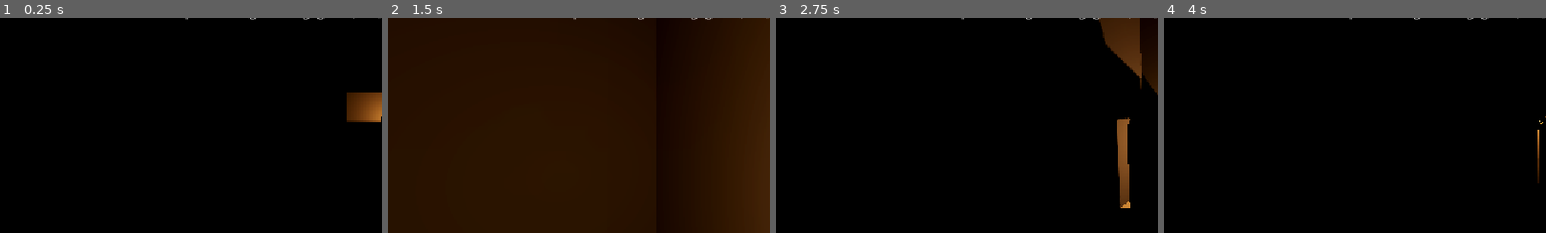
Above: before the commit, frames 1-4 (left to right).
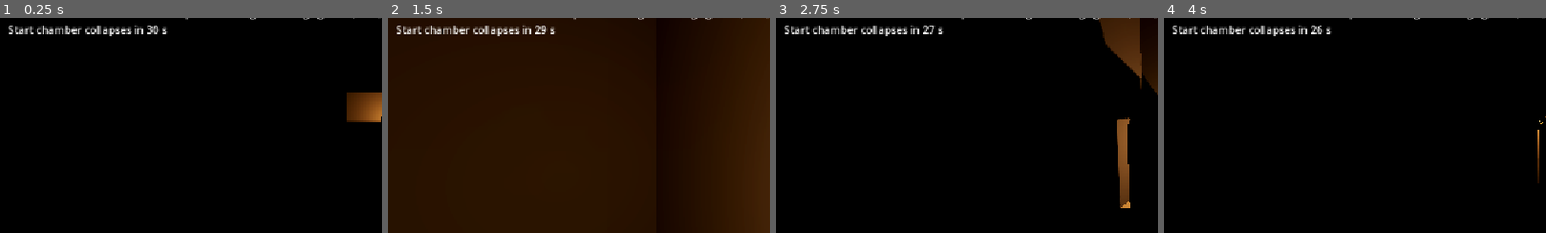
Above: after the commit, the same moments.

Repository: BrianA1995/Ember_and_Bone
Game: Godot game, scene res://main.tscn
The game is run twice, just before and just after one commit, with the same random seed, the same clock (stepped at 60 frames per second) and the same inputs.
Inputs (mouse positions are % of the whole screen's width and height, from its top left):
- Up to frame 1 (0.25 s): no input
- Up to frame 2 (1.5 s): tap Enter at 0.5 s; move the mouse to (72, 45) at 0.52 s; hold D (move_right) 0.53-1.28 s; hold V (camera_cycle) 0.53-1.28 s; click (72, 45) at 0.67 s; move the mouse to (45, 50) at 1.27 s; hold W (move_forward) from 1.28 s (still down); tap 3 (camera_first) at 1.35 s
- Up to frame 3 (2.75 s): keep holding W (move_forward); move the mouse to (52, 48) at 2.02 s; hold 2 (camera_third) from 2.03 s (still down)
- Up to frame 4 (4 s): move the mouse to (49, 52) at 2.77 s; release 2 (camera_third) at 2.78 s; tap 1 (camera_top) at 2.85 s; click (49, 52) at 2.92 s; move the mouse to (80, 65) at 3.52 s; release W (move_forward) at 3.53 s; hold A (move_left) from 3.53 s (still down); hold E (interact) from 3.53 s (still down)
The pictures show only the part of the screen within x 0-50%, y 24-74%; the shares and areas given below are measured in that part.

The runs differ from the first frame. In frame 1, 1.1% of the frame differs, in the area x 2-44%, y 3-9%; in frame 2, 1.1%; in frame 3, 1.1%; in frame 4, 1.1%.

Commit message:
Start chamber collapses 30 s into the run
The floor cracks across every tile, then the tiles drop one by one in random order.
Countdown shown in the debug overlay; start_collapse_test covers it.

Co-Authored-By: Claude Sonnet 5.5 <noreply@anthropic.com>

Diff:
--- a/debug/debug_overlay.gd
+++ b/debug/debug_overlay.gd
@@ -66,6 +66,11 @@
 		"WASD move   Shift sprint   Mouse look   Wheel zoom   Esc free mouse",
 		"V / 1 2 3 view   R new maze   C collapse   H ceilings   L debug light   E (hold) stamp a cracked floor",
 	]
+	var start := _manager.start_collapse
+	if start and start.phase == StartCollapse.Phase.WAITING:
+		lines.append("Start chamber collapses in %.0f s" % start.seconds_left())
+	elif start and start.phase != StartCollapse.Phase.DONE:
+		lines.append("THE START CHAMBER IS COLLAPSING")
 	var floor_line := _floor_line(player)
 	if not floor_line.is_empty():
 		lines.append(floor_line)
--- /dev/null
+++ b/debug/start_collapse_test.gd
@@ -0,0 +1,62 @@
+extends Node
+## Plays the real game scene and checks that the start chamber's floor gives way on time:
+## plain floor before the delay, cracks across every tile, then every tile gone, and that
+## a new maze starts the countdown again.
+## Run debug/start_collapse_test.tscn and read the output for "START COLLAPSE TEST".
+
+const DELAY := 1.0
+
+var _failures := 0
+
+
+func _ready() -> void:
+	var game: Node = (load("res://main.tscn") as PackedScene).instantiate()
+	add_child(game)
+	await get_tree().physics_frame
+	var manager: MazeManager = game.get_node("MazeManager")
+	# The player only stands in for the light; it must not fall or crack anything.
+	var player: Player = game.get_node("Player")
+	player.remove_from_group("players")
+	player.set_physics_process(false)
+	manager.start_collapse.delay = DELAY
+	await _wait(0.3)
+	var room := manager.view.room_at(Vector2i.ZERO)
+	_check("the start room has eight floor tiles", _tiles(room).size() == 8, "%d" % _tiles(room).size())
+	_check("they are plain floor at first", _cracked(room).is_empty(), "%d cracked" % _cracked(room).size())
+	_check("the overlay can read the time left", manager.start_collapse.seconds_left() > 0.0, "")
+	await _wait(DELAY + 1.5)
+	_check("then every tile is cracked", _cracked(room).size() == 8, "%d cracked" % _cracked(room).size())
+	_check("and none has dropped yet", _gone(room) == 0, "%d gone" % _gone(room))
+	await _wait(0.5 * 8 + 1.5)
+	_check("then every tile has dropped", _gone(room) == 8, "%d gone" % _gone(room))
+	_check("and the countdown is done", manager.start_collapse.phase == StartCollapse.Phase.DONE, "")
+	manager.restart()
+	await _wait(0.3)
+	var fresh := manager.view.room_at(Vector2i.ZERO)
+	_check("a new maze has a new start room with plain floor", fresh != room and _cracked(fresh).is_empty(), "")
+	_check("and the countdown starts again", manager.start_collapse.phase == StartCollapse.Phase.WAITING, "")
+	print("START COLLAPSE TEST: %s" % ("PASS" if _failures == 0 else "FAIL (%d)" % _failures))
+	get_tree().quit(0 if _failures == 0 else 1)
+
+
+func _tiles(room: Node3D) -> Array[Node]:
+	return room.get_children().filter(func(child: Node) -> bool: return str(child.name).begins_with("Floor"))
+
+
+func _cracked(room: Node3D) -> Array[Node]:
+	return _tiles(room).filter(func(tile: Node) -> bool: return tile is CrackedFloor)
+
+
+func _gone(room: Node3D) -> int:
+	return _cracked(room).filter(func(tile: Node) -> bool: return not (tile as CrackedFloor).is_intact()).size()
+
+
+func _wait(seconds: float) -> void:
+	for i in roundi(seconds * Engine.physics_ticks_per_second):
+		await get_tree().physics_frame
+
+
+func _check(what: String, passed: bool, detail: String) -> void:
+	if not passed:
+		_failures += 1
+	print("  %s: %s%s" % ["ok  " if passed else "FAIL", what, "" if detail.is_empty() else " (%s)" % detail])
--- /dev/null
+++ b/debug/start_collapse_test.tscn
@@ -0,0 +1,6 @@
+[gd_scene format=3]
+
+[ext_resource type="Script" path="res://debug/start_collapse_test.gd" id="1"]
+
+[node name="StartCollapseTest" type="Node"]
+script = ExtResource("1")
--- a/debug/visibility_test.gd
+++ b/debug/visibility_test.gd
@@ -41,6 +41,8 @@
 	# (debug/cracked_floor_test.tscn). Cracked floors only react to bodies in the "players"
 	# group, so take the test player out of it; it stays a light source.
 	_manager.crack_chance = 0.0
+	# Likewise the start room's floor collapsing would drop the player (it has its own test).
+	_manager.start_collapse_delay = 0.0
 	_player.remove_from_group("players")
 	_player.fell.connect(func() -> void: _falls += 1)
 	# Rooms must be at their final position when checked, not still rising.
--- a/maze/maze_manager.gd
+++ b/maze/maze_manager.gd
@@ -23,6 +23,8 @@
 @export_range(0.0, 2.0, 0.1) var junction_boost := 0.5
 ## Optional piece -> weight overrides, e.g. {&"corner": 2.0}.
 @export var weights: Dictionary = {}
+## Seconds into the run before the start room's floor gives way. 0 or less: it never does.
+@export var start_collapse_delay := 30.0
 @export_group("Collapse")
 @export var collapse_enabled := true:
 	set = set_collapse_enabled
@@ -33,6 +35,8 @@
 
 var grid: MazeGrid
 var reveal: RevealCollapse
+## The countdown to the start room's collapse, or null if it has none.
+var start_collapse: StartCollapse
 
 @onready var view: MazeView = $MazeView
 
@@ -66,6 +70,14 @@
 	view.rise_time = 0.0
 	grid.generate_start(Vector2i.ZERO, start_piece)
 	view.rise_time = rise
+	if start_collapse:
+		start_collapse.queue_free()
+		start_collapse = null
+	if start_collapse_delay > 0.0:
+		start_collapse = StartCollapse.new()
+		start_collapse.delay = start_collapse_delay
+		add_child(start_collapse)
+		start_collapse.start(view, Vector2i.ZERO)
 	maze_rebuilt.emit()
 
 
--- a/maze/maze_view.gd
+++ b/maze/maze_view.gd
@@ -152,17 +152,21 @@
 		style_room(room)
 
 
-## Swaps a room's plain floor for a CrackedFloor tile in the same place.
-func crack_floor(room: Node3D) -> void:
-	var plain := room.get_node_or_null("Floor") as Node3D
-	if plain == null:
-		return
-	var tile: Node3D = _scene_at(RoomDefs.CRACKED_FLOOR_SCENE).instantiate()
-	tile.name = "Floor"
-	tile.transform = plain.transform
-	room.remove_child(plain)
-	plain.free()
-	room.add_child(tile)
+## Swaps each of a room's plain floors (nodes named Floor*; a big room has one per cell) for a
+## CrackedFloor tile in the same place. Returns the tiles.
+func crack_floor(room: Node3D) -> Array[Node3D]:
+	var tiles: Array[Node3D] = []
+	for plain in room.get_children():
+		if not str(plain.name).begins_with("Floor") or plain is CrackedFloor:
+			continue
+		var tile: Node3D = _scene_at(RoomDefs.CRACKED_FLOOR_SCENE).instantiate()
+		tile.name = plain.name
+		tile.transform = (plain as Node3D).transform
+		room.remove_child(plain)
+		plain.free()
+		room.add_child(tile)
+		tiles.append(tile)
+	return tiles
 
 
 ## Applies the test colouring to a room: walls (nodes named Wall*) and furnishings
--- /dev/null
+++ b/maze/start_collapse.gd
@@ -0,0 +1,83 @@
+class_name StartCollapse
+extends Node
+## The start chamber gives way (design doc: it collapses about 30 s into the run, forcing
+## everyone out). After `delay` seconds the floor of the room at `cell` cracks all over, then
+## its tiles drop one after another, in random order. What is left is a pit, so anyone still
+## inside has to be gone by then.
+##
+## If the room is already gone when the time comes (everyone left and it collapsed on its
+## own) there is nothing to do.
+
+signal cracking
+signal finished
+
+enum Phase { WAITING, CRACKING, COLLAPSING, DONE }
+
+## Seconds from the start of the run until the floor begins to crack.
+@export var delay := 30.0
+## Seconds the cracks spread across the whole floor before the first tile goes.
+@export var warning_time := 3.0
+## Seconds between one tile dropping and the next.
+@export var tile_interval := 0.5
+
+var phase := Phase.WAITING
+
+var _view: MazeView
+var _cell := Vector2i.ZERO
+var _clock := 0.0
+var _tiles: Array[Node3D] = []
+var _dropped := 0
+
+
+## Starts the countdown for the room at `cell`.
+func start(view: MazeView, cell: Vector2i) -> void:
+	_view = view
+	_cell = cell
+	_clock = 0.0
+	phase = Phase.WAITING
+
+
+## Seconds until the floor starts to crack, or 0 once it has.
+func seconds_left() -> float:
+	return maxf(delay - _clock, 0.0) if phase == Phase.WAITING else 0.0
+
+
+func _physics_process(delta: float) -> void:
+	_clock += delta
+	match phase:
+		Phase.WAITING:
+			if _clock >= delay:
+				_begin_cracking()
+		Phase.CRACKING:
+			var amount := clampf(_clock / warning_time, 0.0, 1.0)
+			for tile in _tiles:
+				if is_instance_valid(tile):
+					(tile as CrackedFloor).set_stamping(amount, tile.global_position)
+			if _clock >= warning_time:
+				phase = Phase.COLLAPSING
+				_clock = 0.0
+		Phase.COLLAPSING:
+			while _dropped < _tiles.size() and _clock >= _dropped * tile_interval:
+				var tile := _tiles[_dropped]
+				if is_instance_valid(tile):
+					(tile as CrackedFloor).collapse_now()
+				_dropped += 1
+			if _dropped >= _tiles.size():
+				_finish()
+
+
+func _begin_cracking() -> void:
+	var room := _view.room_at(_cell)
+	if room == null:
+		_finish()
+		return
+	_tiles = _view.crack_floor(room)
+	_tiles.shuffle()
+	phase = Phase.CRACKING
+	_clock = 0.0
+	cracking.emit()
+
+
+func _finish() -> void:
+	phase = Phase.DONE
+	finished.emit()
Not shown, added: debug/start_collapse_test.gd.uid
Not shown, added: maze/start_collapse.gd.uid
